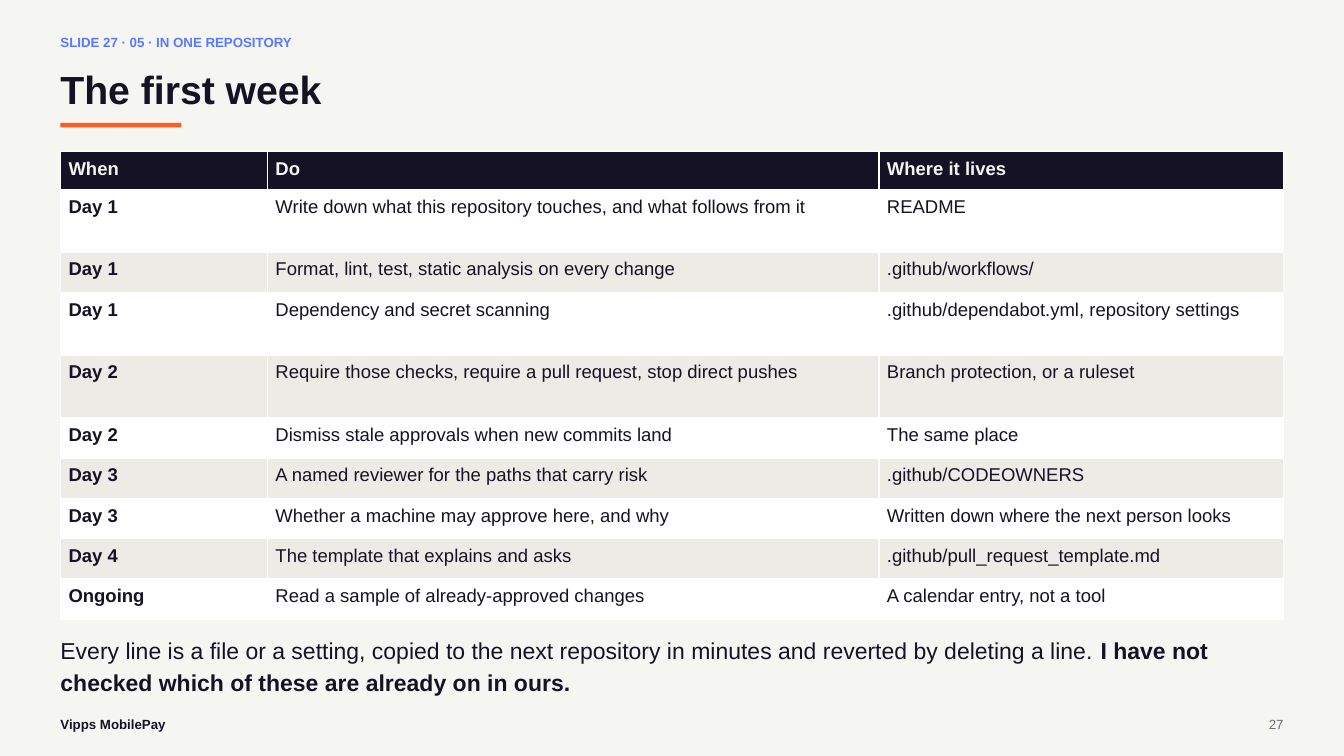
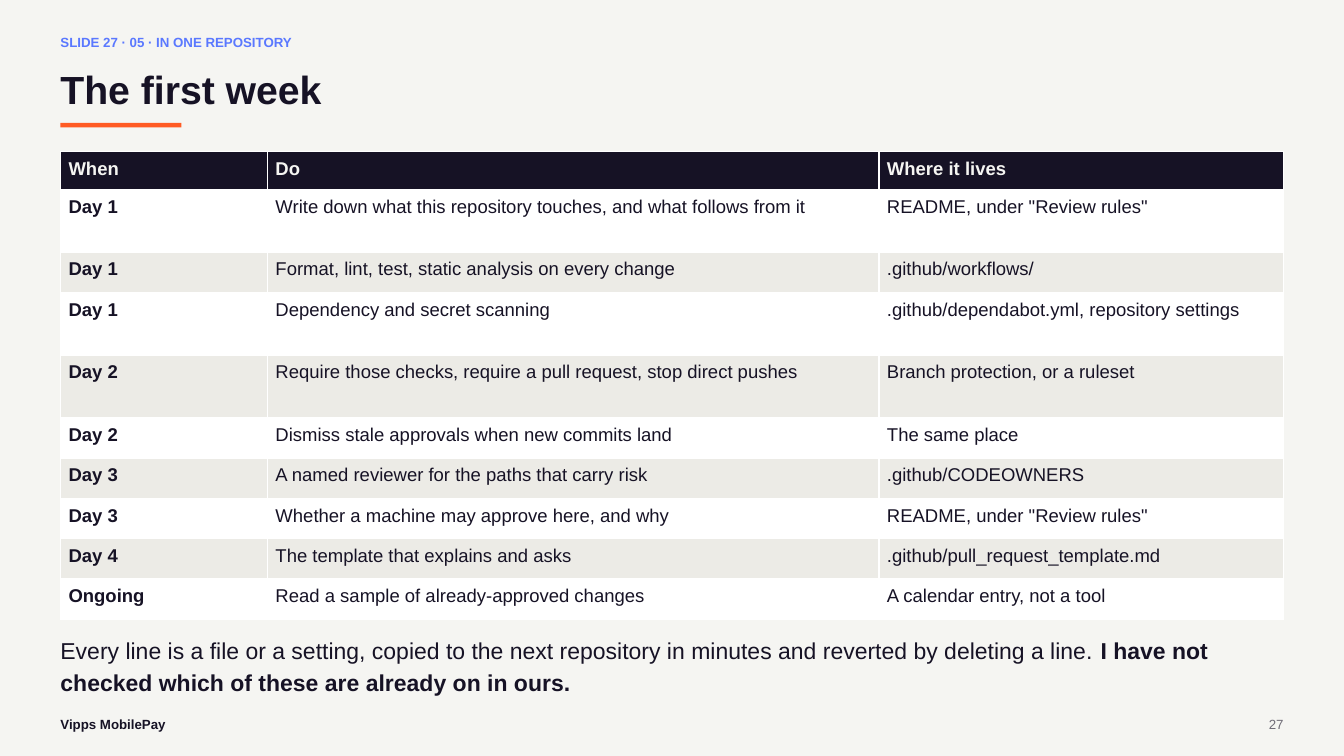
Before and after one commit to svenmalvik/buildtounderstand.org, a slide deck: slide 27 of presentations/what-is-the-second-pair-of-eyes-for-vippsmobilepay.pptx. Drawn at 1344x756 pixels with LibreOffice and Linux fonts; fonts in the diff are those of the drawing. Boxes give left, top, right and bottom in pixels: in the first picture for what was removed or moved away, otherwise in the second. Text is boxed around its words. In the diff, an @@ line names an element or a change of style, - is before the commit and + after.

```diff
--- a/presentations/what-is-the-second-pair-of-eyes-for-vippsmobilepay.pptx
+++ b/presentations/what-is-the-second-pair-of-eyes-for-vippsmobilepay.pptx
@@ table at box(60, 151, 1284, 620) @@
@@ row 2, column 3: "README" to "README, under "Review rules"" @@
@@ row 8, column 3: "Written down where the next person looks" to "README, under "Review rules"" @@
```
Also in this commit, not shown: 2 other slides changed, 4 other files.
